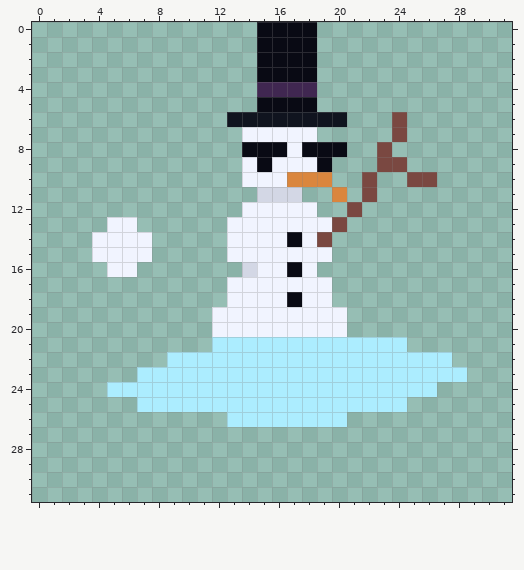
Two states of a pixel-art file, Assets/NPCs/Snowman/Art/SnowmanArt.aseprite. Above: the version before the commit.
32x32 pixels, 1 frame. Colours within 5 levels of each other are drawn and written as one.
And afterwards:
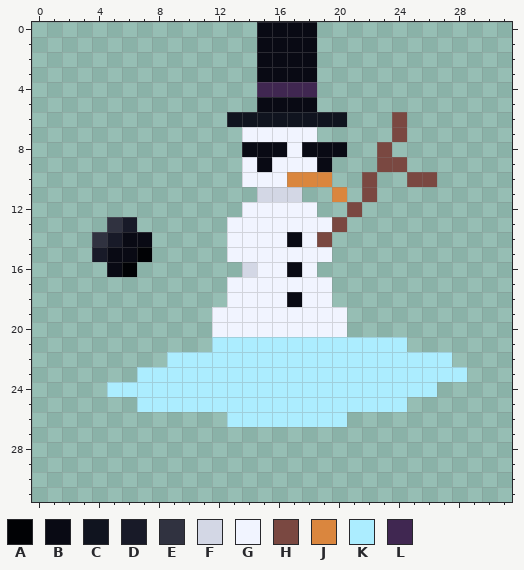
Palette (. is transparent): A #010205  B #090a14  C #10141f  D #181a28  E #303240  F #d3d7e5  G #f1f4ff  H #7a4841  J #da863e  K #acedff  L #402751
What changed:
Layer "Snowball":
y 13: x 5..6 GG -> ED
y 14: x 4..7 GGGG -> EDBB
y 15: x 4..7 GGGG -> DBBA
y 16: x 5..6 GG -> BA
